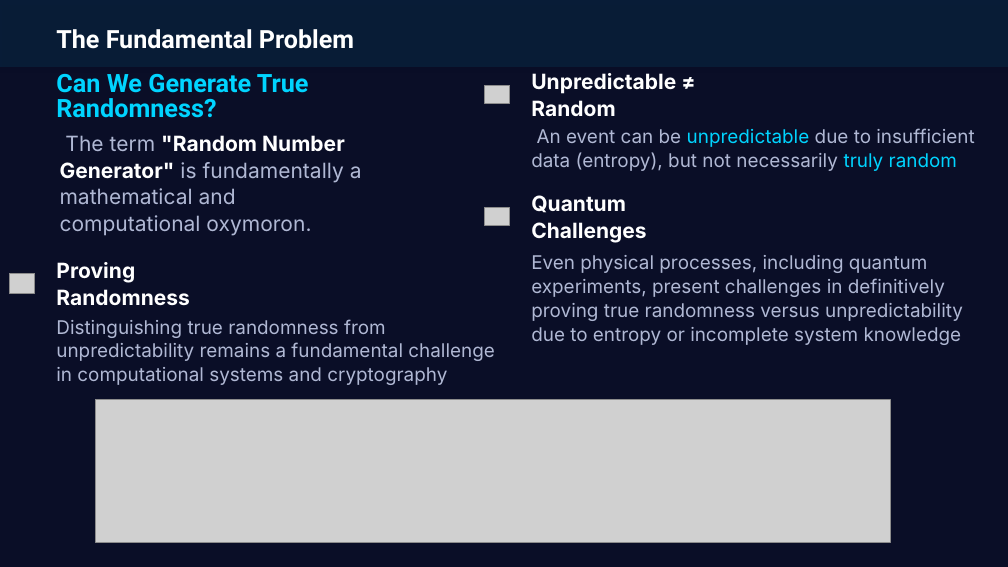
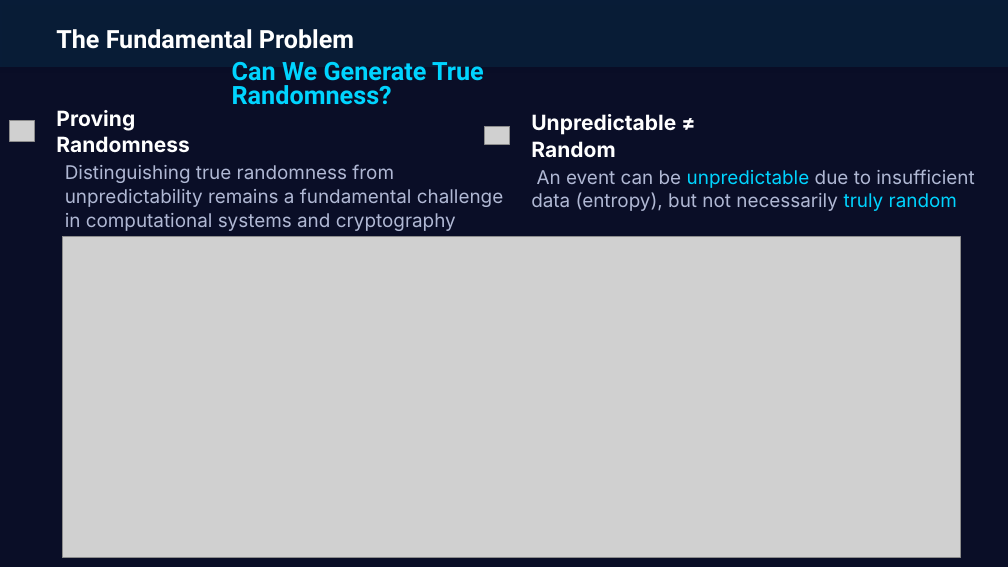
Before and after one commit to 7elmie/EGQCC, a slide deck: slide 2 of Presentations/4.True Randomness Testing & Random Number Generators.pptx. Drawn at 1008x567 pixels with LibreOffice and Linux fonts; fonts in the diff are those of the drawing; grey boxes stand for pictures. Boxes give left, top, right and bottom in pixels: in the first picture for what was removed or moved away, otherwise in the second. Text is boxed around its words. In the diff, an @@ line names an element or a change of style, - is before the commit and + after.

```diff
--- a/Presentations/4.True Randomness Testing & Random Number Generators.pptx
+++ b/Presentations/4.True Randomness Testing & Random Number Generators.pptx
@@ text "Can We Generate True Randomness?": place and size @@
-text "Can We Generate True Randomness?" at (56, 74, 309, 118)
+text "Can We Generate True Randomness?" at (232, 62, 484, 105)
@@ text "Proving Randomness": place and size @@
-text "Proving Randomness" at (56, 262, 190, 306)
+text "Proving Randomness" at (56, 110, 190, 153)
@@ 2 texts, 1 picture: place and size @@
-2 texts, 1 picture at (485, 73, 974, 171)
+2 texts, 1 picture at (485, 114, 974, 211)
@@ picture: place and size @@
-picture at (9, 273, 34, 293)
+picture at (9, 121, 34, 141)
@@ text removed at (60, 135, 362, 236) @@
-The term "Random Number Generator" is fundamentally a mathematical and computational oxymoron.
@@ text "Distinguishing true randomness from unpredictability ...": place and size @@
-text "Distinguishing true randomness from unpredictability ..." at (56, 319, 494, 385)
+text "Distinguishing true randomness from unpredictability ..." at (65, 164, 503, 231)
@@ picture removed at (485, 207, 510, 225) @@
@@ text removed at (531, 195, 646, 243) @@
-Quantum Challenges
@@ picture added at (63, 237, 960, 558) @@
@@ text removed at (531, 255, 963, 345) @@
-Even physical processes, including quantum experiments, present challenges in definitively proving true randomness versus unpredictability due to entropy or incomplete system knowledge
@@ picture removed at (96, 399, 891, 543) @@
```
Also in this commit, not shown: 2 other slides changed, 1 other file.
